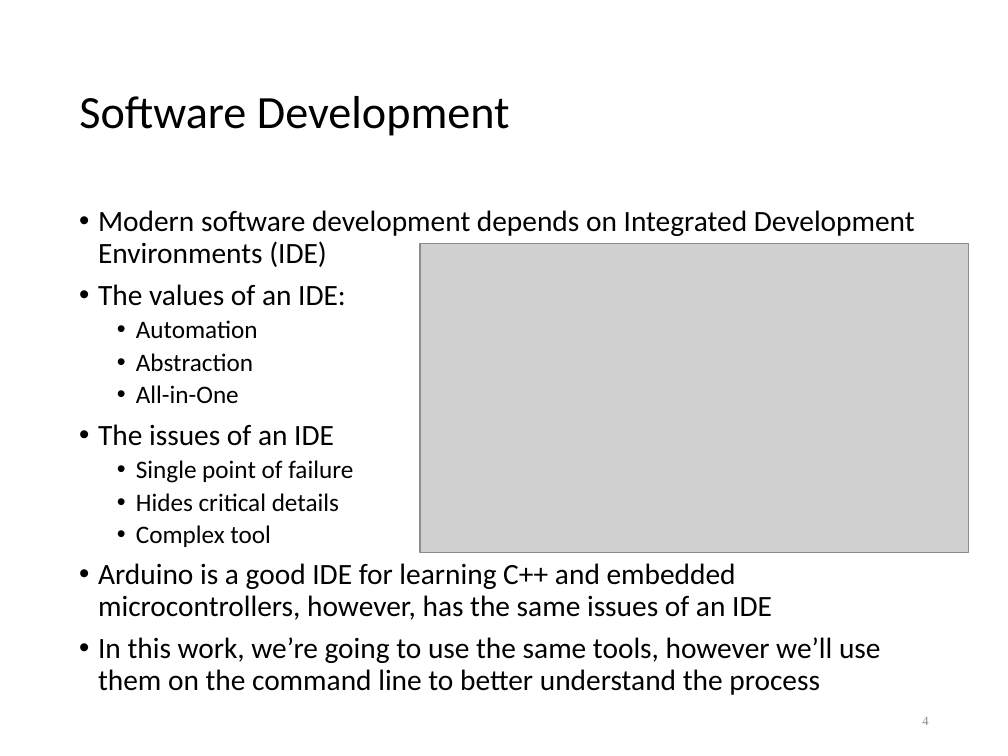
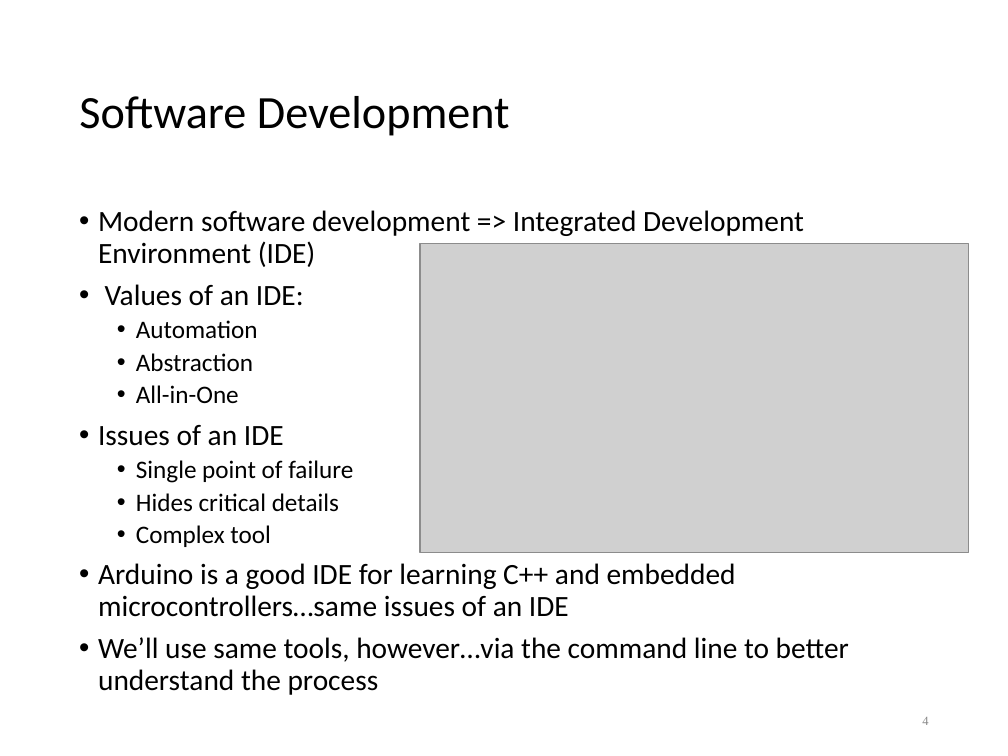
Before and after one commit to lkoepsel/Labs_10C_Class, a slide deck: slide 4 of lec1bIntro.ppt. Drawn at 1008x756 pixels with LibreOffice and Linux fonts; fonts in the diff are those of the drawing; grey boxes stand for pictures. Boxes give left, top, right and bottom in pixels: in the first picture for what was removed or moved away, otherwise in the second. Text is boxed around its words. In the diff, an @@ line names an element or a change of style, - is before the commit and + after.

```diff
--- a/lec1bIntro.ppt
+++ b/lec1bIntro.ppt
@@ text at (98,210,804,306): text changed @@
-• Modern software development depends on Integrated Development Environments (IDE)
-• The values of an IDE:
+• Modern software development => Integrated Development Environment (IDE)
+• Values of an IDE:
@@ text at (98,425,284,446): text changed @@
-• The issues of an IDE
+• Issues of an IDE
@@ text at (98,563,849,695): text changed @@
-• Arduino is a good IDE for learning C++ and embedded microcontrollers, however, has the same issues of an IDE
-• In this work, we’re going to use the same tools, however we’ll use them on the command line to better understand the process
+• Arduino is a good IDE for learning C++ and embedded microcontrollers…same issues of an IDE
+• We’ll use same tools, however…via the command line to better understand the process
```
Also in this commit, not shown: 6 other slides changed, 2 slides added, 22 other files.
